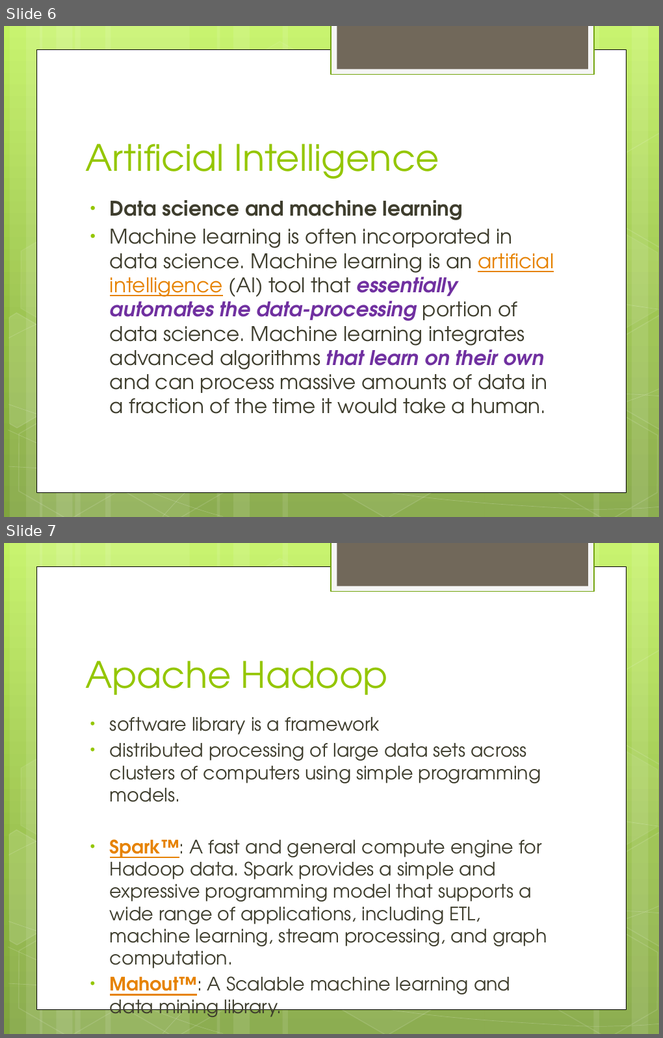
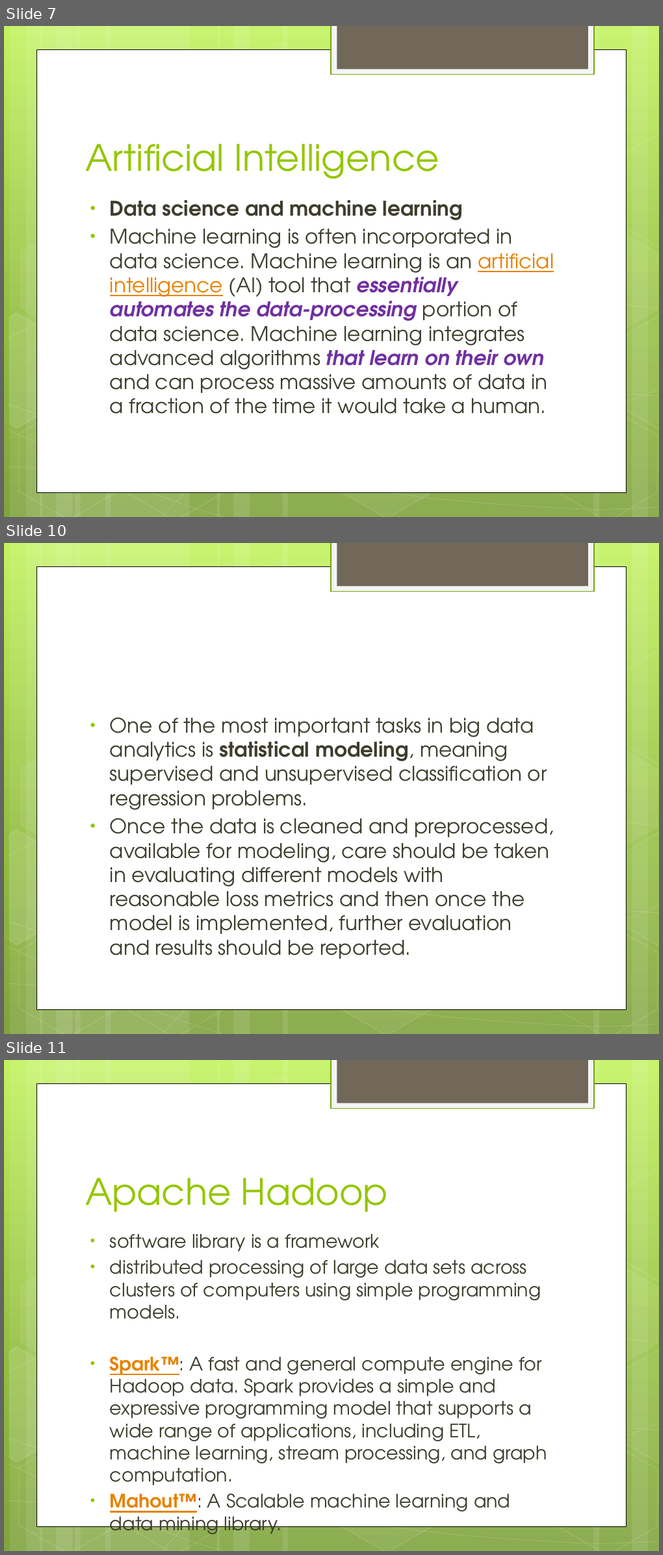
Before and after one commit to gpavankumar1974/Rprogram, a slide deck: Data Science.pptx. Shown one above the other, each under a label of ours: slides 6 and 7 before the commit, slides 7, 10 and 11 after it; the slides between them are not shown. The pictures are 663x1038 and 663x1555 pixels, drawn with LibreOffice and Linux fonts; fonts in the diff are those of the drawing. Boxes give left, top, right and bottom in pixels: in the first picture for what was removed or moved away, otherwise in the second. Text is boxed around its words. In the diff, an @@ line names an element or a change of style, - is before the commit and + after.

Commit message:
Data science

```diff
--- a/Data Science.pptx
+++ b/Data Science.pptx
@@ slide 10 added at box(4, 543, 659, 1034), background gradient #C3F35F to #93BF3F to #81A53E; not listed: 31 template elements that a slide beside it also shows @@
@@ text added at box(110, 717, 554, 959), 22.2 pt, text #3E3D2D @@
+• One of the most important tasks in big data analytics is statistical modeling, meaning supervised and unsupervised classification or regression problems.
+• Once the data is cleaned and preprocessed, available for modeling, care should be taken in evaluating different models with reasonable loss metrics and then once the model is implemented, further evaluation and results should be reported.
@@ what was slide 6 is now slide 7 @@
@@ what was slide 7 is now slide 11 @@
```
Also in this commit, not shown: 6 other slides added.
